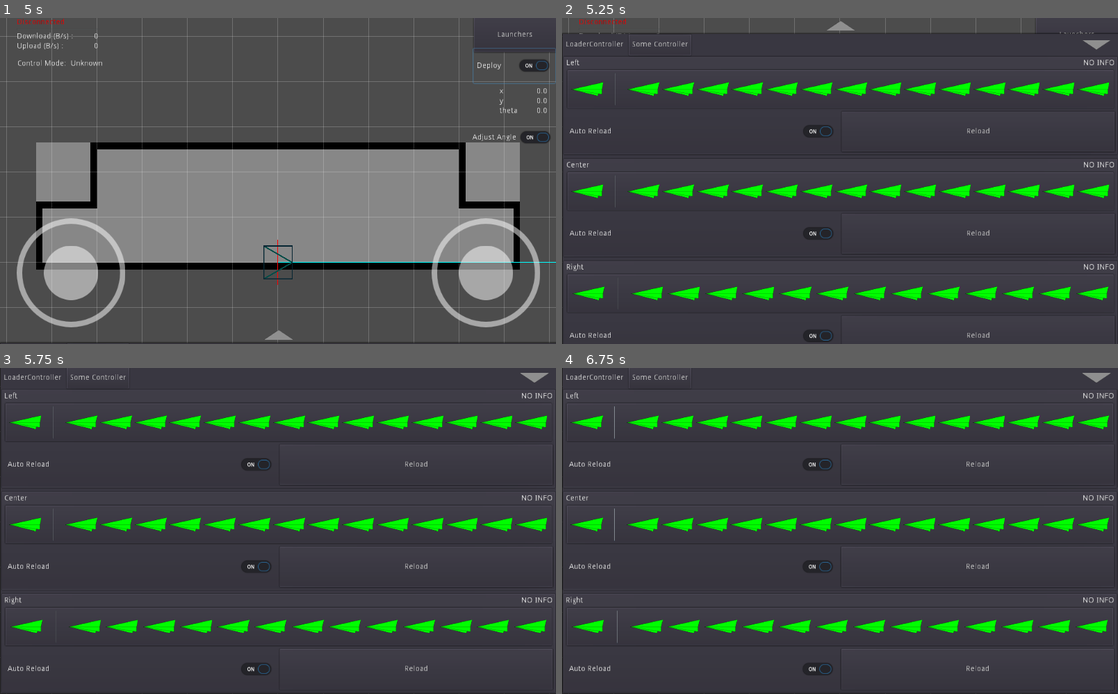
Above: before the commit, frames 1-4 (two rows, left to right).
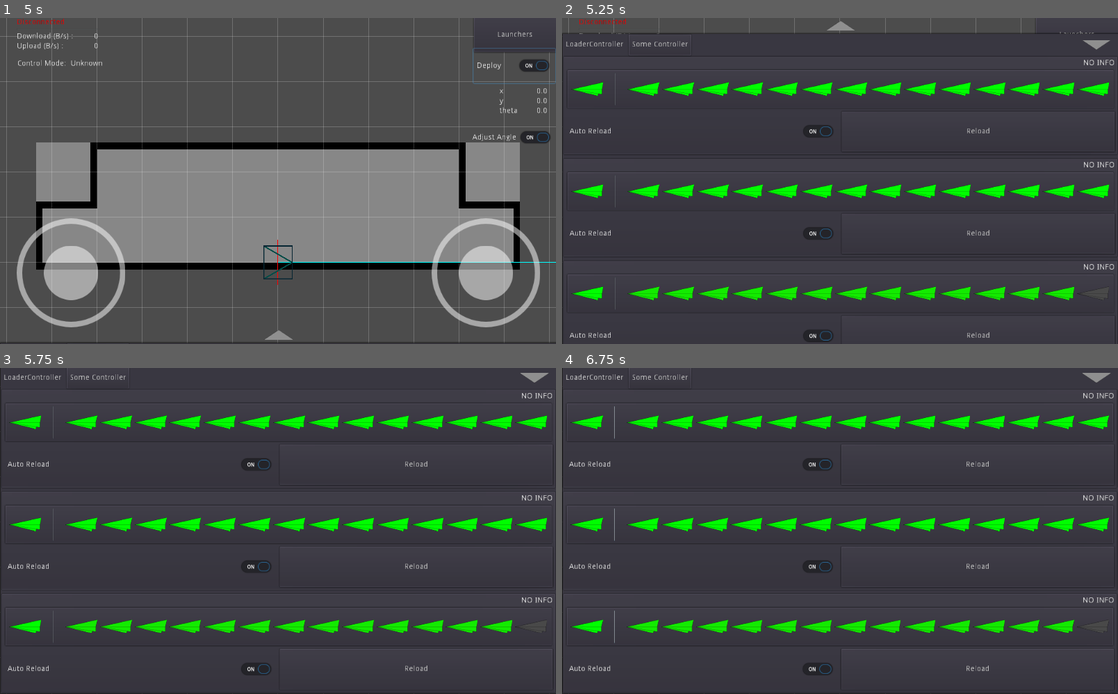
Above: after the commit, the same moments.

Repository: omuct-robotclub/nhk-2022-team-a-controller
Game: Godot game, scene res://scenes/main.tscn
Same seed, same stepped clock (60 frames per second), same inputs: the game is played once before the commit and once after it.
Inputs (mouse positions are in pixels of both pictures, inside the frame that each line leads up to):
- Up to frame 1 (5 s): click "Launchers" at 0.5 s; click "Left" at 1.25 s; click "Center" at 2 s; click "Right" at 2.75 s; click "Deploy" at 3.5 s; click "Adjust Angle" at 4.25 s
- Up to frame 2 (5.25 s): click (840, 334) at 5 s
- Up to frame 3 (5.75 s): no input
- Up to frame 4 (6.75 s): click "Some Controller" at 5.75 s; click "LoaderController" at 6.5 s

Frame 1 is identical in both runs. In frame 2, 2.0% of the frame differs, in the area x 0-99%, y 12-90%; in frame 3, 2.0%; in frame 4, 2.0%.
Error before the commit: Parse Error: The identifier "_manual_control" isn't declared in the current scope. (res://scripts/ui/ui.gd:35)

Commit message:
fix warnings

Diff:
--- a/scripts/controller.gd
+++ b/scripts/controller.gd
@@ -2,7 +2,7 @@
 
 export var linear_deadzone := 0.01
 export var angular_deadzone := 0.01
-export var twist_publish_rate := 30
+export var twist_publish_rate := 30.0
 onready var _last_twist_publish_time := OS.get_ticks_msec()
 
 func _ready() -> void:
@@ -18,7 +18,7 @@
         robot.set_velocity(linear, angular)
         _last_twist_publish_time = now
 
-func _input(event: InputEvent) -> void:
+func _input(_event: InputEvent) -> void:
     if Input.is_action_just_pressed("step_turn_left"):
         robot.move_to(robot.position, robot.rotation - deg2rad(0.5))
     if Input.is_action_just_pressed("step_turn_right"):
--- a/scripts/robot.gd
+++ b/scripts/robot.gd
@@ -44,6 +44,7 @@
 
 
 class Loader:
+# warning-ignore:unused_signal
     signal state_changed()
 
     var _robot: Robot
--- a/scripts/ui/bottom_panel_controller.gd
+++ b/scripts/ui/bottom_panel_controller.gd
@@ -13,10 +13,10 @@
 
 func _ready():
     var err := _open_button.connect("pressed", self, "_open")
-    err = err | _close_button.connect("pressed", self, "_close")
+    err = err || _close_button.connect("pressed", self, "_close")
 
     for i in _tabs.get_child_count():
-        _tabs.get_child(i).connect("pressed", self, "_on_tab_pressed", [i])
+        err = err || _tabs.get_child(i).connect("pressed", self, "_on_tab_pressed", [i])
 
     var window_size := OS.get_real_window_size()
     var safe_area := OS.get_window_safe_area()
@@ -29,6 +29,8 @@
 
     margin_container.margin_left = safe_area.position.x * x_scale
     margin_container.margin_right = (window_size.x - (safe_area.position.x + safe_area.size.x)) * x_scale
+    margin_container.margin_top = safe_area.position.y * y_scale
+    margin_container.margin_bottom = (window_size.y - (safe_area.position.y + safe_area.size.y)) * y_scale
 
     assert(err == OK)
 
--- a/scripts/ui/deploy_button.gd
+++ b/scripts/ui/deploy_button.gd
@@ -3,7 +3,8 @@
 var cli_ := rosbridge.create_client("/deploy")
 
 func _ready() -> void:
-    connect("pressed", self, "_on_self_button_pressed")
+    var err := connect("pressed", self, "_on_self_button_pressed")
+    assert(err == OK)
 
 func _on_self_button_pressed() -> void:
     var result = yield(cli_.call_service({ "deploy": pressed }), "completed")
--- a/scripts/ui/loader_controller.gd
+++ b/scripts/ui/loader_controller.gd
@@ -11,22 +11,28 @@
 var _notify_reload_cli: rosbridge.Client
 var _reload_cli: rosbridge.Client
 
+onready var _ammo_indicator := $"%AmmoIndicator"
+onready var _auto_reload := $"%AutoReload"
+onready var _reload_button := $"%ReloadButton"
+onready var _name := $"%Name"
+onready var _status := $"%Status"
+
 func _ready():
-    $"%AmmoIndicator".value = max_ammo
+    _ammo_indicator.value = max_ammo
     var err := rosbridge.connect("connection_established", self, "_on_connection_established")
-    err = err || $"%AmmoIndicator".connect("submit", self, "_on_ammo_indicator_submit")
-    err = err || $"%AutoReload".connect("pressed", self, "_on_auto_reload_pressed")
-    err = err || $"%ReloadButton".connect("pressed", self, "_on_reload_button_pressed")
+    err = err || _ammo_indicator.connect("submit", self, "_on_ammo_indicator_submit")
+    err = err || _auto_reload.connect("pressed", self, "_on_auto_reload_pressed")
+    err = err || _reload_button.connect("pressed", self, "_on_reload_button_pressed")
     assert(err == OK)
 
 func set_loader_name(name: String):
     loader_name = name
-    if $"%Name" != null:
-        $"%Name".text = name
+    if _name != null:
+        _name.text = name
 
 func set_max_ammo(v: int):
-    if $"%AmmoIndicator" != null:
-        $"%AmmoIndicator".max_value = v
+    if _ammo_indicator != null:
+        _ammo_indicator.max_value = v
     max_ammo = v
 
 func _on_connection_established():
@@ -46,10 +52,10 @@
     var chamber_state: bool = msg["loader_states"][loader_idx]["chamber_state"]
     var reload_progress: float = msg["loader_states"][loader_idx]["reload_progress"]
 
-    $"%Status".text = "READY" if is_ready else "RELOADING: %3d%%" % (reload_progress * 100)
-    $"%Status".self_modulate = Color.green if is_ready else reload_progress_color.interpolate(reload_progress)
-    $"%AmmoIndicator".value = ammo_left
-    $"%AmmoIndicator".chamber_state = chamber_state
+    _status.text = "READY" if is_ready else "RELOADING: %3d%%" % (reload_progress * 100)
+    _status.self_modulate = Color.green if is_ready else reload_progress_color.interpolate(reload_progress)
+    _ammo_indicator.value = ammo_left
+    _ammo_indicator.chamber_state = chamber_state
 
 func _on_ammo_indicator_submit(n_ammo: int):
     if _notify_reload_cli == null: return
--- a/scripts/ui/scroll_tab_container.gd
+++ b/scripts/ui/scroll_tab_container.gd
@@ -39,7 +39,7 @@
         c.rect_scale = Vector2.ONE
 
 func set_current_tab(i: int) -> void:
-    current_tab = clamp(i, 0, get_control_children().size() - 1)
+    current_tab = int(clamp(i, 0, get_control_children().size() - 1))
 
     var transition_time := transition_speed * abs(current_tab - _current_tab)
 
@@ -48,7 +48,7 @@
         _tween = null
 
     _tween = get_tree().create_tween()
-    _tween.tween_method(self, "sort_children", _current_tab, float(current_tab), transition_time) \
+    var _method_tweener := _tween.tween_method(self, "sort_children", _current_tab, float(current_tab), transition_time) \
         .set_ease(Tween.EASE_OUT) \
         .set_trans(Tween.TRANS_CUBIC)
 
--- a/scripts/ui/ui.gd
+++ b/scripts/ui/ui.gd
@@ -6,9 +6,7 @@
 
 
 func _ready():
-    var err := rosbridge.connect("connection_established", self, "_on_connection_established")
-    err = err || rosbridge.connect("disconnected", self, "_on_disconnected")
-    err = err || Input.connect("joy_connection_changed", self, "_on_joy_connection_changed")
+    var err := Input.connect("joy_connection_changed", self, "_on_joy_connection_changed")
 
     err = err || $"%LeftJoystick".connect("pressed", self, "_on_joystick_pressed")
     err = err || $"%RightJoystick".connect("pressed", self, "_on_joystick_pressed")
@@ -22,19 +20,6 @@
 func _on_joystick_pressed():
     robot.control_mode = Robot.ControlMode.MANUAL
 
-func _on_connection_established():
-    $"%ConnectionState".text = "Connected"
-    $"%ConnectionState".self_modulate = Color(0.0, 1.0, 0.0)
-
-func _on_disconnected():
-    $"%ConnectionState".text = "Disconnected"
-    $"%ConnectionState".self_modulate = Color(1.0, 0.0, 0.0)
-
-func _on_param_changed(name: String, value):
-    if name == "enable_control":
-        _manual_control = not value
-        print("manual control: ", _manual_control)
-
 func _on_joy_connection_changed(device_id: int, connected: bool) -> void:
     if connected:
         print("Joystick connected: ", Input.get_joy_name(device_id))
--- a/scripts/visualizers/robot_visualizer.gd
+++ b/scripts/visualizers/robot_visualizer.gd
@@ -32,7 +32,7 @@
 func _on_timer_timeout() -> void:
     $Sprite.self_modulate = timeout_color
 
-func _process(delta: float) -> void:
+func _process(_delta: float) -> void:
     update()
 
 func _draw() -> void:
--- a/scripts/visualizers/spot_visualizer.gd
+++ b/scripts/visualizers/spot_visualizer.gd
@@ -64,7 +64,8 @@
     menu.rect_scale *= 2.0
     for launcher in compatible_launchers:
         menu.add_item(launcher["name"])
-    menu.connect("index_pressed", self, "_on_menu_index_pressed", [spot, compatible_launchers, menu])
+    var err := menu.connect("index_pressed", self, "_on_menu_index_pressed", [spot, compatible_launchers, menu])
+    assert(err == OK)
 
     $CanvasLayer.add_child(menu)
     menu.set_global_position(position)
@@ -75,7 +76,8 @@
 
     var launcher = compatible_launchers[index]
     var sel := LaunchPositionSelector.new(launcher, spot)
-    sel.connect("launch_position_selected", self, "_on_launch_position_selected")
+    var err := sel.connect("launch_position_selected", self, "_on_launch_position_selected")
+    assert(err == OK)
     add_child(sel)
 
 func _on_launch_position_selected(pos: Vector2, angle: float) -> void:
